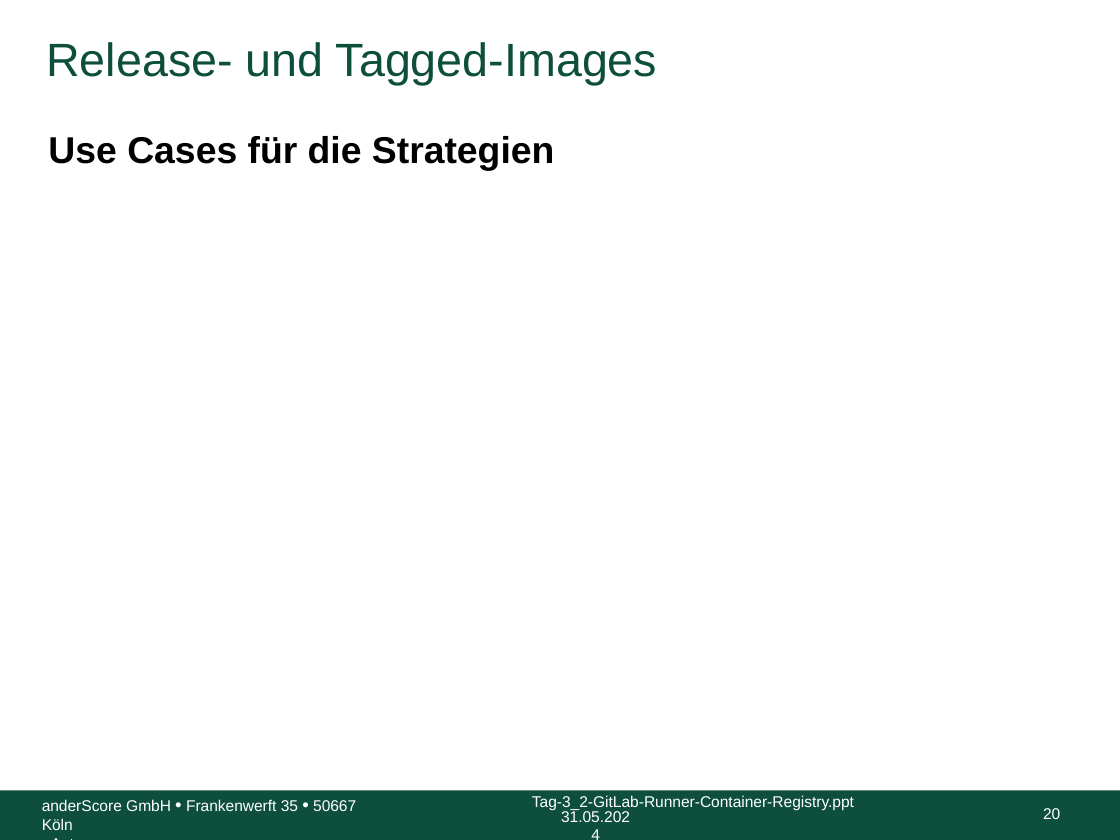
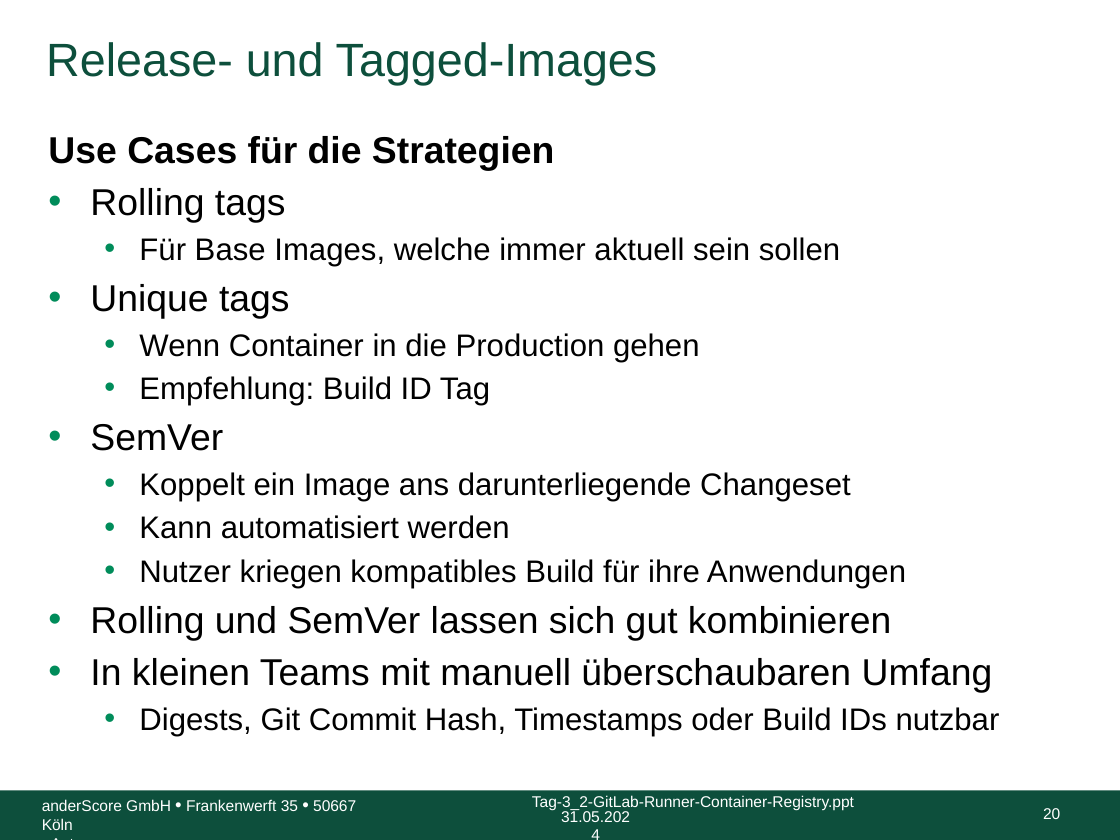
Before and after one commit to anderscore-gmbh/gitlab, a slide deck: slide 20 of slides/Tag-3_3-Release-und-Tagged-Images.pptx. Drawn at 1120x840 pixels with LibreOffice and Linux fonts; fonts in the diff are those of the drawing; background and template pictures are left out. Boxes give left, top, right and bottom in pixels: in the first picture for what was removed or moved away, otherwise in the second. Text is boxed around its words. In the diff, an @@ line names an element or a change of style, - is before the commit and + after.

```diff
--- a/slides/Tag-3_3-Release-und-Tagged-Images.pptx
+++ b/slides/Tag-3_3-Release-und-Tagged-Images.pptx
@@ text at [90,188,1000,736]: paragraphs added @@
+• Rolling tags
+  • Für Base Images, welche immer aktuell sein sollen
+• Unique tags
+  • Wenn Container in die Production gehen
+  • Empfehlung: Build ID Tag
+• SemVer
+  • Koppelt ein Image ans darunterliegende Changeset
+  • Kann automatisiert werden
+  • Nutzer kriegen kompatibles Build für ihre Anwendungen
+• Rolling und SemVer lassen sich gut kombinieren
+• In kleinen Teams mit manuell überschaubaren Umfang
+  • Digests, Git Commit Hash, Timestamps oder Build IDs nutzbar
```
Also in this commit, not shown: 1 other slide changed.
